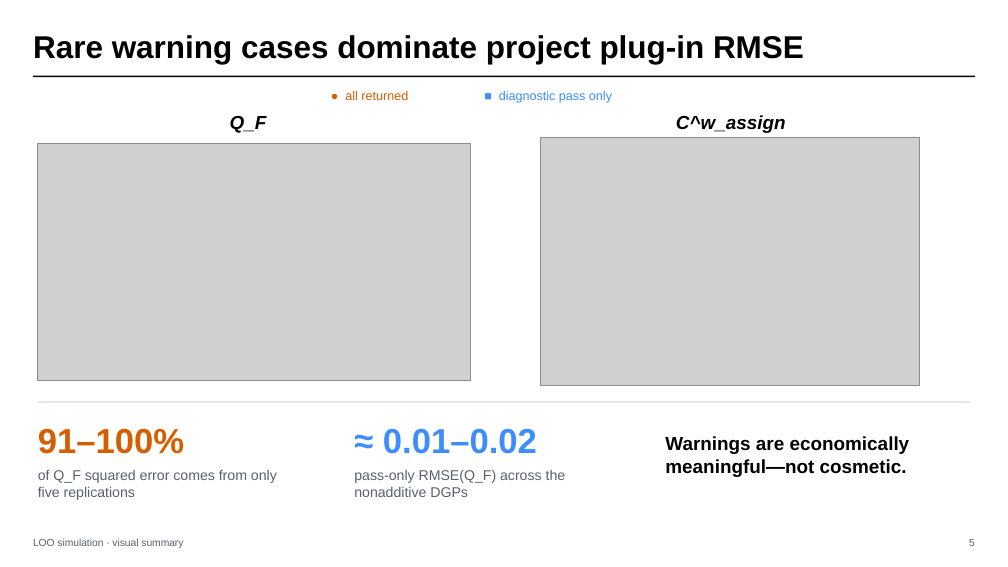
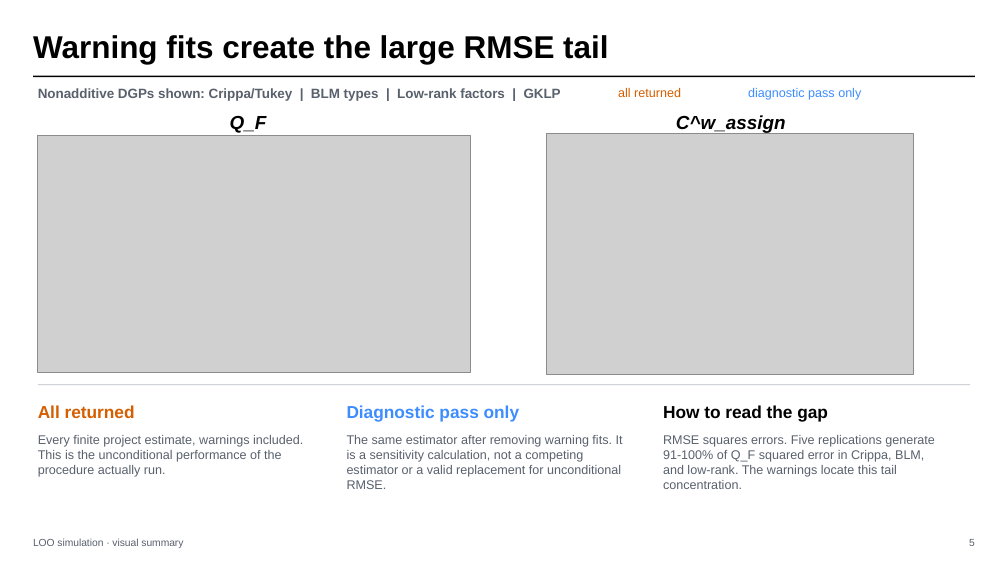
Before and after one commit to michaeljwang6/loo_simulation, a slide deck: slide 5 of work/loo_simulation/output/loo_simulation_visual_summary.pptx. Drawn at 1008x567 pixels with LibreOffice and Linux fonts; fonts in the diff are those of the drawing; grey boxes stand for pictures. Boxes give left, top, right and bottom in pixels: in the first picture for what was removed or moved away, otherwise in the second. Text is boxed around its words. In the diff, an @@ line names an element or a change of style, - is before the commit and + after.

Commit message:
Clarify simulation diagnostics and untested variants

```diff
--- a/work/loo_simulation/output/loo_simulation_visual_summary.pptx
+++ b/work/loo_simulation/output/loo_simulation_visual_summary.pptx
@@ text at [33,35,608,64]: text changed @@
-Rare warning cases dominate project plug-in RMSE
+Warning fits create the large RMSE tail
@@ text added at [38,88,561,101], 12.8 pt, text #59616D, bold @@
+Nonadditive DGPs shown: Crippa/Tukey | BLM types | Low-rank factors | GKLP
@@ text at [618,88,681,97]: text changed @@
-● all returned
+all returned
@@ text at [748,88,861,100]: text changed @@
-■ diagnostic pass only
+diagnostic pass only
@@ picture: place and size @@
-picture at [38,144,471,380]
+picture at [38,135,471,372]
@@ picture: place and size @@
-picture at [541,138,920,386]
+picture at [547,134,913,374]
@@ rectangle: place and size @@
-rectangle at [38,402,970,402]
+rectangle at [38,384,970,385]
@@ text added at [38,405,135,418], 16.5 pt, text #D55E00, bold @@
+All returned
@@ text added at [347,405,520,422], 16.5 pt, text #3D8DFF, bold @@
+Diagnostic pass only
@@ text added at [663,405,828,422], 16.5 pt, text #000000, bold @@
+How to read the gap
@@ text removed at [38,428,184,454] @@
-91–100%
@@ text added at [38,435,303,477], 12 pt, text #59616D @@
+Every finite project estimate, warnings included. This is the unconditional performance of the procedure actually run.
@@ text added at [347,435,623,489], 12 pt, text #59616D @@
+The same estimator after removing warning fits. It is a sensitivity calculation, not a competing estimator or a valid replacement for unconditional RMSE.
@@ text removed at [383,429,537,454] @@
-≈ 0.01–0.02
@@ text added at [663,435,935,489], 12 pt, text #59616D @@
+RMSE squares errors. Five replications generate 91-100% of Q_F squared error in Crippa, BLM, and low-rank. The warnings locate this tail concentration.
@@ text removed at [665,436,910,477] @@
-Warnings are economically meaningful—not cosmetic.
@@ text removed at [38,470,277,500] @@
-of Q_F squared error comes from only five replications
@@ text removed at [354,470,566,497] @@
-pass-only RMSE(Q_F) across the nonadditive DGPs
```
Also in this commit, not shown: 2 other slides changed, 2 slides added, 2 slides removed, 2 other files.
